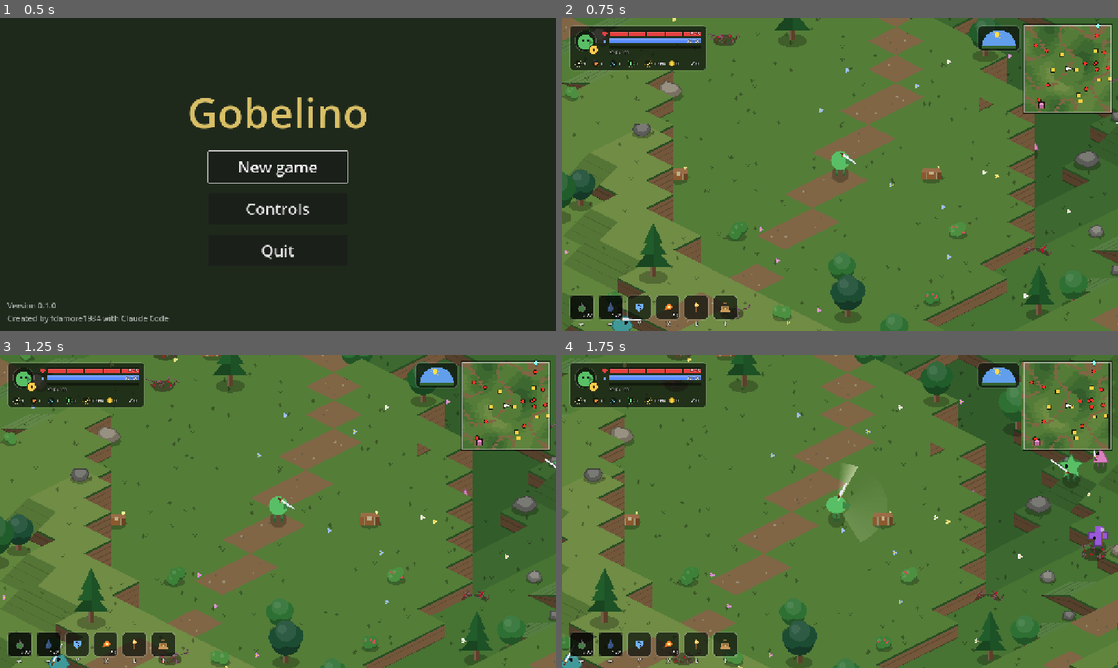
Above: before the commit, frames 1-4 (two rows, left to right).
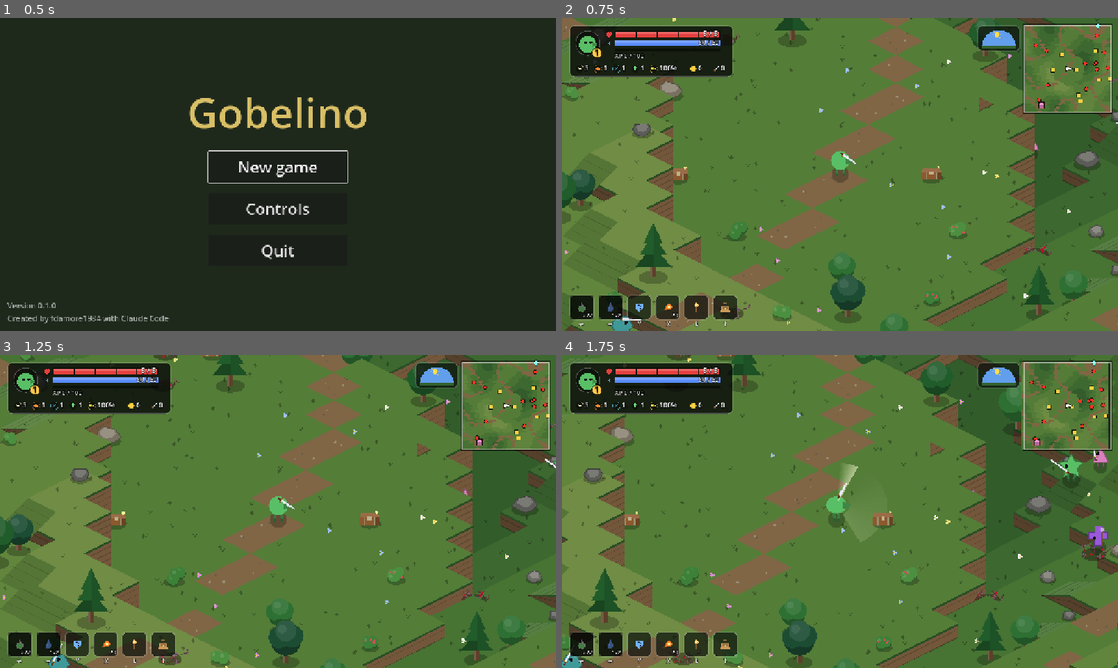
Above: after the commit, the same moments.

Repository: fdamore1984/gobelino-game
Game: Godot game, scene res://scenes/menu.tscn
Same seed, same stepped clock (60 frames per second), same inputs: the game is played once before the commit and once after it.
Inputs (mouse positions are in pixels of both pictures, inside the frame that each line leads up to):
- Up to frame 1 (0.5 s): no input
- Up to frame 2 (0.75 s): click "New game" at 0.5 s
- Up to frame 3 (1.25 s): no input
- Up to frame 4 (1.75 s): tap Enter (ui_accept) at 1.25 s; move the mouse to (962, 495) at 1.27 s; hold D (move_right) from 1.28 s (still down); hold J (attack) from 1.28 s (still down); click (962, 495) at 1.42 s; tap F (jump) at 1.52 s

Frame 1 is identical in both runs. In frame 2, 2.6% of the frame differs, in the area x 1-31%, y 2-19%; in frame 3, 2.7%; in frame 4, 2.6%.

Commit message:
HUD in alto a sinistra più grande e leggibile
- Pannello di stato a scala 0,82 invece di 0,72 e un po' più largo.
- I testi si disegnano alla loro grandezza vera (circa 16 e 14 px),
  quindi nitidi, con un contorno più scuro.
- Testo secondario più chiaro e sfondo più scuro.
- Abilità più vicine, così le monete non si sovrappongono.
- README e screenshot aggiornati.

Co-Authored-By: Claude Opus 5.5 <noreply@anthropic.com>
Claude-Session: https://claude.ai/code/session_01RZiywFjVqLoW3b1UN9Ro6e

Diff:
--- a/scripts/hud_status.gd
+++ b/scripts/hud_status.gd
@@ -4,14 +4,18 @@
 ## vita (a segmenti), mana ed esperienza, livelli delle abilità, monete e
 ## nemici sconfitti. Tutto disegnato con forme geometriche.
 
-const PANEL_SIZE := Vector2(440, 146)
-## Il pannello è disegnato a questa scala, per coprire meno l'area di gioco.
-const PANEL_SCALE := 0.72
+const PANEL_SIZE := Vector2(460, 146)
+## Il pannello è disegnato a questa scala, per coprire meno l'area di gioco;
+## i testi invece si disegnano alla loro grandezza vera, così restano nitidi.
+const PANEL_SCALE := 0.82
 const BAR_X := 104.0
 const BAR_WIDTH := 320.0
-const FONT_SIZE := 15
-const SMALL_FONT_SIZE := 13
-const COLOR_PANEL := Color(0.05, 0.07, 0.05, 0.72)
+## Grandezza dei testi nelle unità del pannello (sullo schermo circa 16 e 14 px).
+const FONT_SIZE := 20
+const SMALL_FONT_SIZE := 17
+const OUTLINE_SIZE := 5
+const COLOR_OUTLINE := Color(0, 0, 0, 0.85)
+const COLOR_PANEL := Color(0.04, 0.05, 0.04, 0.84)
 const COLOR_BORDER := Color(1, 1, 1, 0.14)
 const COLOR_BAR_BACK := Color(0, 0, 0, 0.45)
 const COLOR_HEALTH := Color(0.9, 0.25, 0.25)
@@ -19,7 +23,7 @@
 const COLOR_MANA := Color(0.35, 0.55, 1.0)
 const COLOR_XP := Color(1.0, 0.8, 0.3)
 const COLOR_TEXT := Color(1, 1, 1, 0.92)
-const COLOR_DIM_TEXT := Color(1, 1, 1, 0.6)
+const COLOR_DIM_TEXT := Color(1, 1, 1, 0.82)
 ## Il pannello si ridisegna da solo a questo intervallo (mana, monete, nemici
 ## sconfitti); vita ed esperienza lo ridisegnano subito (vedi Hud).
 const REDRAW_INTERVAL := 0.1
@@ -83,7 +87,7 @@
 		UpgradeIcon.draw_icon(self, Vector2(x + 11, 122), 22.0, SKILLS[i])
 		draw_set_transform(Vector2.ZERO)
 		_text(font, str(values[i]), Vector2(x + 26, 128), FONT_SIZE, COLOR_TEXT)
-		x += 56.0
+		x += 52.0
 	# Monete e nemici sconfitti, a destra.
 	var coin := Vector2(size.x - 112, 122)
 	draw_circle(coin, 9.0, Items.color("gold").darkened(0.25))
@@ -143,5 +147,10 @@
 		x -= width
 	elif align == HORIZONTAL_ALIGNMENT_CENTER:
 		x -= width / 2.0
-	draw_string_outline(font, Vector2(x, at.y), text, HORIZONTAL_ALIGNMENT_LEFT, -1, font_size, 4, Color(0, 0, 0, 0.6))
-	draw_string(font, Vector2(x, at.y), text, HORIZONTAL_ALIGNMENT_LEFT, -1, font_size, color)
+	# Si annulla la scala del pannello: il testo è disegnato a grandezza vera.
+	var screen_size := roundi(font_size * PANEL_SCALE)
+	var at_screen := (Vector2(x, at.y) * PANEL_SCALE).round()
+	draw_set_transform(Vector2.ZERO, 0.0, Vector2.ONE / PANEL_SCALE)
+	draw_string_outline(font, at_screen, text, HORIZONTAL_ALIGNMENT_LEFT, -1, screen_size, OUTLINE_SIZE, COLOR_OUTLINE)
+	draw_string(font, at_screen, text, HORIZONTAL_ALIGNMENT_LEFT, -1, screen_size, color)
+	draw_set_transform(Vector2.ZERO)
Binary file changed: store/itch/cover_en.png
Binary file changed: store/itch/en_11_cave.png
Binary file changed: store/itch/en_12_dungeon.png
Binary file changed: store/itch/en_1_combat.png
Binary file changed: store/itch/en_2_parry.png
Binary file changed: store/itch/en_3_level_up.png
Binary file changed: store/itch/en_5_challenge.png
Binary file changed: store/itch/en_6_inventory.png
Binary file changed: store/itch/en_7_merchant.png
Binary file changed: store/itch/en_8_shop.png
Binary file changed: store/itch/en_9_slam.png
Not shown, changed: README.md
